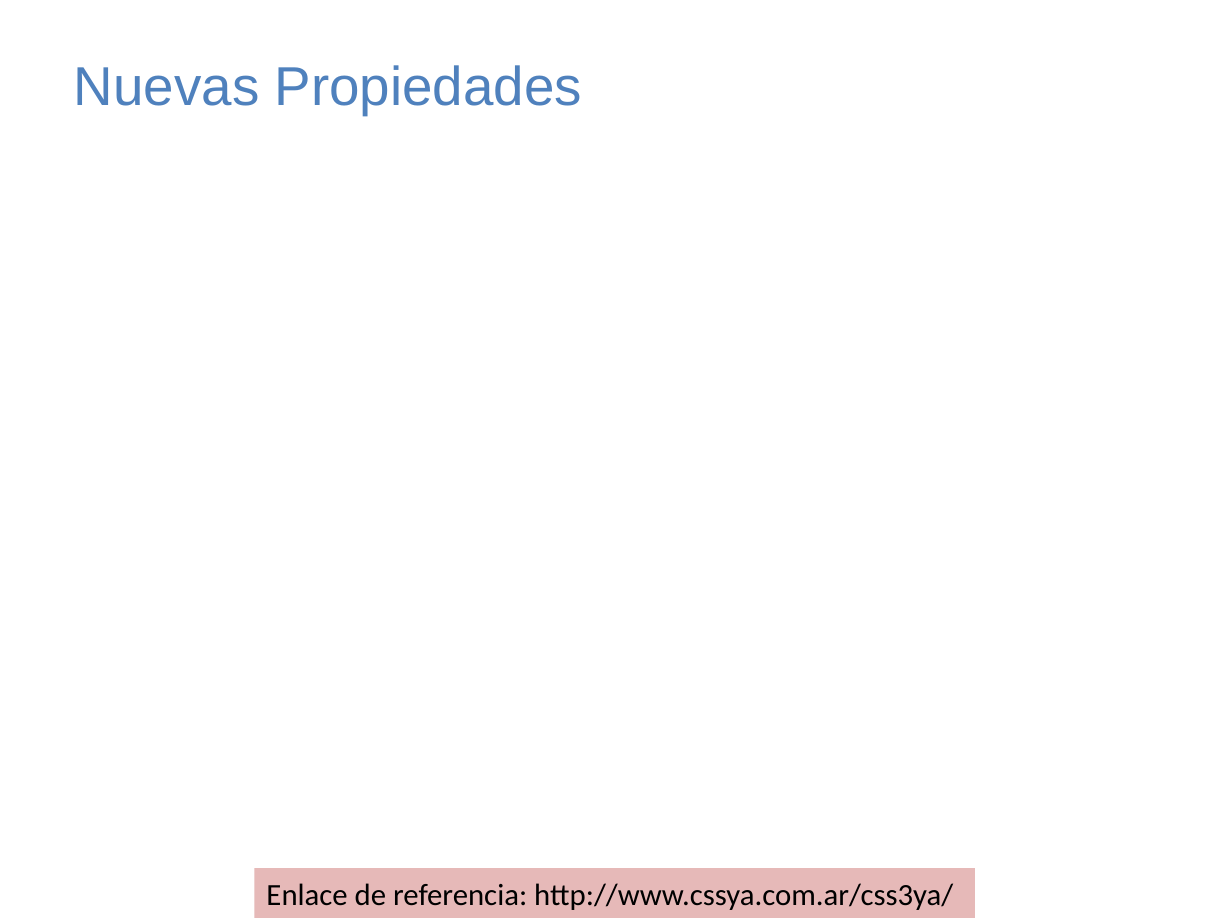
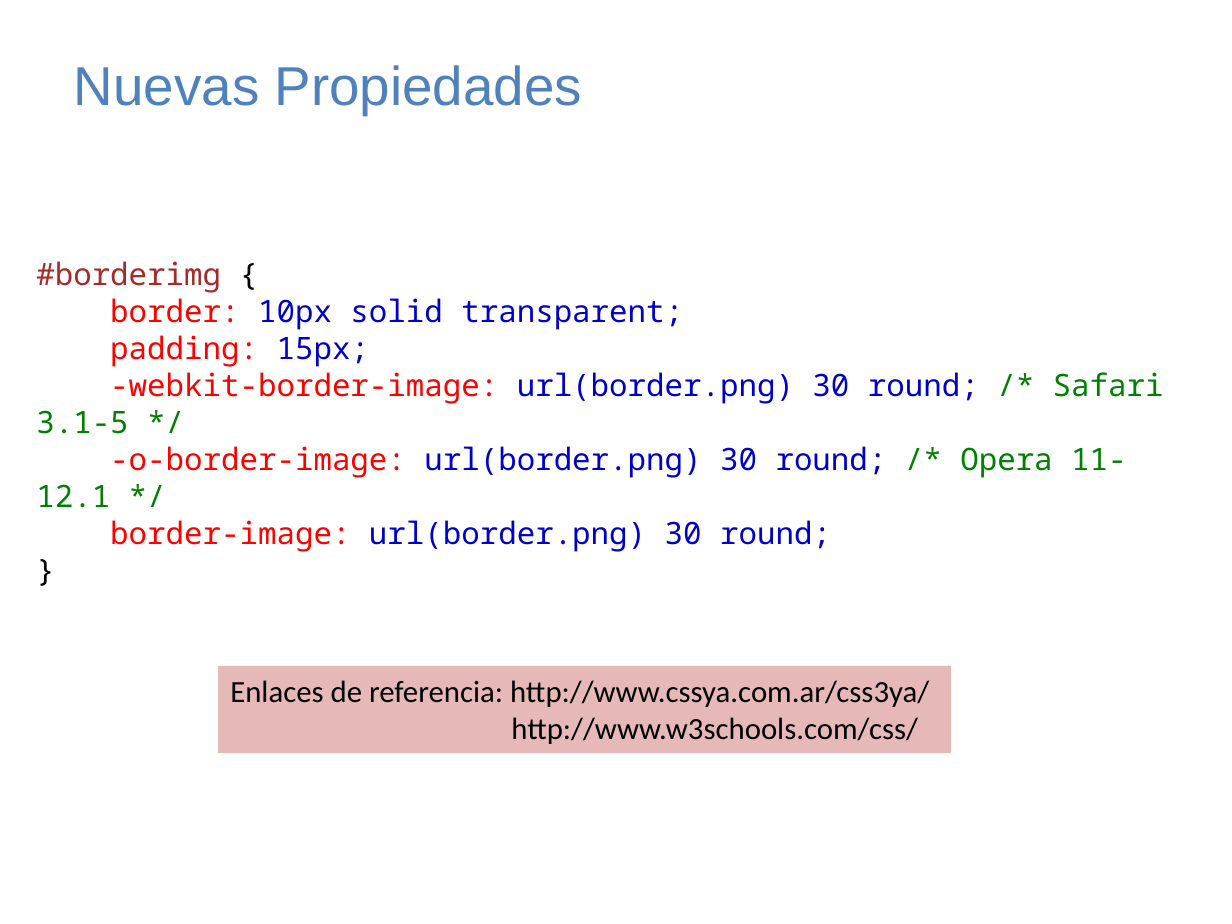
Before and after one commit to AlanNoboa/STKHtml5Css3, a slide deck: slide 16 of HTML 5 y CSS 3.pptx. Drawn at 1232x924 pixels with LibreOffice and Linux fonts; fonts in the diff are those of the drawing. Boxes give left, top, right and bottom in pixels: in the first picture for what was removed or moved away, otherwise in the second. Text is boxed around its words. In the diff, an @@ line names an element or a change of style, - is before the commit and + after.

```diff
--- a/HTML 5 y CSS 3.pptx
+++ b/HTML 5 y CSS 3.pptx
@@ text added at [36,261,1164,552], 18 pt, text #0000CD @@
+#borderimg {
+border: 10px solid transparent;
+padding: 15px;
+-webkit-border-image: url(border.png) 30 round; /* Safari 3.1-5 */
+-o-border-image: url(border.png) 30 round; /* Opera 11-12.1 */
+border-image: url(border.png) 30 round;
+}
@@ rectangle "Enlaces de referencia: http://www.cssya.com.ar/css3ya/ http: ...": place and size @@
-rectangle "Enlaces de referencia: http://www.cssya.com.ar/css3ya/ http: ..." at [254,869,975,918]
+rectangle "Enlaces de referencia: http://www.cssya.com.ar/css3ya/ http: ..." at [218,667,951,754]
@@ text in rectangle at [230,680,929,744]: text changed @@
-Enlace de referencia: http://www.cssya.com.ar/css3ya/
+Enlaces de referencia: http://www.cssya.com.ar/css3ya/
+http://www.w3schools.com/css/
```
Also in this commit, not shown: 1 slide added, 1 slide removed, 2 other files.
